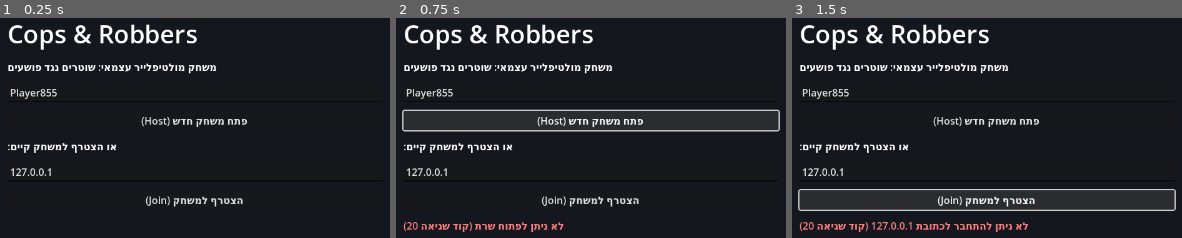
Above: before the commit, frames 1-3 (left to right).
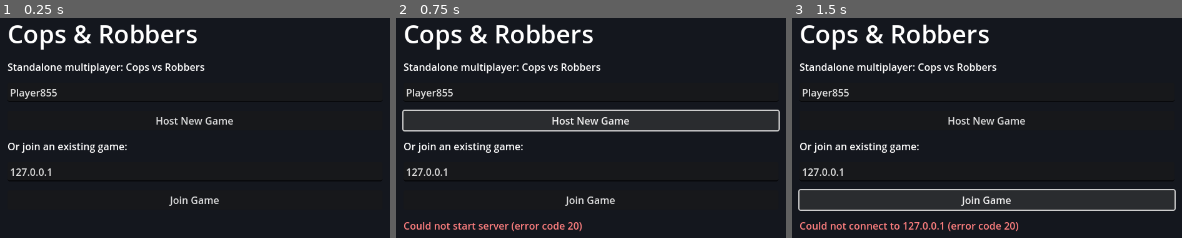
Above: after the commit, the same moments.

Repository: agever46/GameDev
Game: Godot game, scene res://scenes/Main.tscn
Two runs of this game, one before a commit and one after it. Both use one fixed random seed, a clock stepped at 60 frames per second and the inputs below.
Inputs:
- Up to frame 1 (0.25 s): no input
- Up to frame 2 (0.75 s): click "פתח משחק חדש (Host)" (after the commit: "Host New Game") at 0.5 s
- Up to frame 3 (1.5 s): click "הצטרף למשחק (Join)" (after the commit: "Join Game") at 1.25 s

The runs differ from the first frame. In frame 1, 3.1% of the frame differs, in the area x 2-64%, y 20-86%; in frame 2, 4.1%; in frame 3, 4.4%, in the area x 1-64%, y 20-98%.

Commit message:
Translate all in-game UI text to English
Menu, lobby, HUD, victory screen, and connection error messages were
Hebrew; switching to English also sidesteps any RTL text-layout
quirks on labels positioned with absolute LTR coordinates.

Co-Authored-By: Claude Sonnet 5 <noreply@anthropic.com>
Claude-Session: https://claude.ai/code/session_01Sctt7KYx5jkBZc8VFXs8HH

Diff:
--- a/scripts/autoload/net.gd
+++ b/scripts/autoload/net.gd
@@ -15,7 +15,7 @@
 	var peer := ENetMultiplayerPeer.new()
 	var err := peer.create_server(PORT, MAX_PLAYERS)
 	if err != OK:
-		connection_failed.emit("לא ניתן לפתוח שרת (קוד שגיאה %d)" % err)
+		connection_failed.emit("Could not start server (error code %d)" % err)
 		return false
 	multiplayer.multiplayer_peer = peer
 	_connect_signals()
@@ -32,7 +32,7 @@
 	var peer := ENetMultiplayerPeer.new()
 	var err := peer.create_client(address, PORT)
 	if err != OK:
-		connection_failed.emit("לא ניתן להתחבר לכתובת %s (קוד שגיאה %d)" % [address, err])
+		connection_failed.emit("Could not connect to %s (error code %d)" % [address, err])
 		return false
 	multiplayer.multiplayer_peer = peer
 	_connect_signals()
@@ -62,11 +62,11 @@
 	GameManager.state_changed.emit(GameManager.state)
 
 func _on_connection_failed() -> void:
-	connection_failed.emit("החיבור לשרת נכשל")
+	connection_failed.emit("Connection to server failed")
 	multiplayer.multiplayer_peer = null
 
 func _on_server_disconnected() -> void:
-	connection_failed.emit("החיבור לשרת אבד")
+	connection_failed.emit("Connection to server lost")
 	multiplayer.multiplayer_peer = null
 	GameManager.reset_to_menu()
 
--- a/scripts/ui/game_hud.gd
+++ b/scripts/ui/game_hud.gd
@@ -52,47 +52,47 @@
 	if GameManager.players.has(my_id):
 		var team = GameManager.players[my_id].team
 		if team == GameManager.Team.COP:
-			_team_label.text = "הקבוצה שלך: שוטרים"
+			_team_label.text = "Your team: Cops"
 			_ability_cd_total = GameManager.COP_DASH_COOLDOWN
 		else:
-			_team_label.text = "הקבוצה שלך: פושעים"
+			_team_label.text = "Your team: Robbers"
 			_ability_cd_total = GameManager.ROBBER_SMOKE_COOLDOWN
 
 func _process(delta: float) -> void:
 	if _ability_cd_left > 0.0:
 		_ability_cd_left = maxf(0.0, _ability_cd_left - delta)
-		_ability_label.text = "יכולת (רווח): %.1f" % _ability_cd_left
+		_ability_label.text = "Ability (Space): %.1f" % _ability_cd_left
 	else:
-		_ability_label.text = "יכולת (רווח): מוכן"
+		_ability_label.text = "Ability (Space): Ready"
 
 	var my_id := multiplayer.get_unique_id()
 	if GameManager.players.has(my_id):
 		var info = GameManager.players[my_id]
 		if info.is_caught:
-			_prompt_label.text = "נתפסת! ממתין להחייאה..."
+			_prompt_label.text = "You were caught! Waiting to respawn..."
 		elif info.team == GameManager.Team.ROBBER:
-			_prompt_label.text = "החזק E ליד נקודת פשע ועמוד במקום כדי לבצע פשע"
+			_prompt_label.text = "Hold E at a crime spot and stand still to commit a crime"
 		else:
-			_prompt_label.text = "לחץ והחזק F ליד פושע כדי לתפוס"
+			_prompt_label.text = "Hold F near a robber to capture them"
 
 func _on_timer(seconds_left: float) -> void:
 	var s := maxi(0, int(ceil(seconds_left)))
 	_timer_label.text = "%02d:%02d" % [s / 60, s % 60]
 
 func _on_scores(cop_score: int, robber_score: int) -> void:
-	_score_label.text = "שוטרים %d - %d פושעים" % [cop_score, robber_score]
+	_score_label.text = "Cops %d - %d Robbers" % [cop_score, robber_score]
 
 func _on_crime_progress(_spot_id: int, progress: float, active_peer: int) -> void:
 	if active_peer == multiplayer.get_unique_id() and progress > 0.0:
-		_prompt_label.text = "מבצע פשע... %d%%" % int(progress * 100)
+		_prompt_label.text = "Committing crime... %d%%" % int(progress * 100)
 
 func _on_player_caught(peer_id: int) -> void:
 	if peer_id == multiplayer.get_unique_id():
-		_prompt_label.text = "נתפסת! ממתין להחייאה..."
+		_prompt_label.text = "You were caught! Waiting to respawn..."
 
 func _on_player_respawned(peer_id: int) -> void:
 	if peer_id == multiplayer.get_unique_id():
-		_prompt_label.text = "חזרת למשחק!"
+		_prompt_label.text = "You're back in the game!"
 
 func _on_ability_used(peer_id: int, _team: int) -> void:
 	if peer_id == multiplayer.get_unique_id():
--- a/scripts/ui/lobby_ui.gd
+++ b/scripts/ui/lobby_ui.gd
@@ -13,7 +13,7 @@
 	add_child(bg)
 
 	var title := Label.new()
-	title.text = "לובי - ממתינים לשחקנים"
+	title.text = "Lobby - Waiting for Players"
 	title.position = Vector2(40, 30)
 	title.add_theme_font_size_override("font_size", 28)
 	add_child(title)
@@ -24,7 +24,7 @@
 	add_child(_list_label)
 
 	_start_btn = Button.new()
-	_start_btn.text = "התחל משחק"
+	_start_btn.text = "Start Game"
 	_start_btn.position = Vector2(40, 600)
 	_start_btn.pressed.connect(_on_start_pressed)
 	_start_btn.visible = multiplayer.is_server()
@@ -32,7 +32,7 @@
 
 	if not multiplayer.is_server():
 		var hint := Label.new()
-		hint.text = "ממתין למארח שיתחיל את המשחק..."
+		hint.text = "Waiting for the host to start the game..."
 		hint.position = Vector2(40, 600)
 		add_child(hint)
 
@@ -43,9 +43,9 @@
 	GameManager.start_game()
 
 func _refresh() -> void:
-	var text := "שחקנים מחוברים (%d/10):\n" % GameManager.players.size()
+	var text := "Connected players (%d/10):\n" % GameManager.players.size()
 	for pid in GameManager.players.keys():
 		var info = GameManager.players[pid]
-		var tag := " (את/ה)" if pid == multiplayer.get_unique_id() else ""
+		var tag := " (you)" if pid == multiplayer.get_unique_id() else ""
 		text += "- %s%s\n" % [info.player_name, tag]
 	_list_label.text = text
--- a/scripts/ui/main_menu_ui.gd
+++ b/scripts/ui/main_menu_ui.gd
@@ -25,30 +25,30 @@
 	panel.add_child(title)
 
 	var subtitle := Label.new()
-	subtitle.text = "משחק מולטיפלייר עצמאי: שוטרים נגד פושעים"
+	subtitle.text = "Standalone multiplayer: Cops vs Robbers"
 	panel.add_child(subtitle)
 
 	_name_edit = LineEdit.new()
-	_name_edit.placeholder_text = "שם שחקן"
+	_name_edit.placeholder_text = "Player name"
 	_name_edit.text = "Player%d" % (randi() % 1000)
 	panel.add_child(_name_edit)
 
 	var host_btn := Button.new()
-	host_btn.text = "פתח משחק חדש (Host)"
+	host_btn.text = "Host New Game"
 	host_btn.pressed.connect(_on_host_pressed)
 	panel.add_child(host_btn)
 
 	var join_label := Label.new()
-	join_label.text = "או הצטרף למשחק קיים:"
+	join_label.text = "Or join an existing game:"
 	panel.add_child(join_label)
 
 	_ip_edit = LineEdit.new()
-	_ip_edit.placeholder_text = "כתובת IP להצטרפות"
+	_ip_edit.placeholder_text = "Server IP to join"
 	_ip_edit.text = "127.0.0.1"
 	panel.add_child(_ip_edit)
 
 	var join_btn := Button.new()
-	join_btn.text = "הצטרף למשחק (Join)"
+	join_btn.text = "Join Game"
 	join_btn.pressed.connect(_on_join_pressed)
 	panel.add_child(join_btn)
 
--- a/scripts/ui/victory_ui.gd
+++ b/scripts/ui/victory_ui.gd
@@ -9,11 +9,11 @@
 	bg.set_anchors_and_offsets_preset(Control.PRESET_FULL_RECT)
 	add_child(bg)
 
-	var text := "תיקו!"
+	var text := "Draw!"
 	if GameManager.last_winner == GameManager.Team.COP:
-		text = "השוטרים ניצחו!"
+		text = "Cops win!"
 	elif GameManager.last_winner == GameManager.Team.ROBBER:
-		text = "הפושעים ניצחו!"
+		text = "Robbers win!"
 
 	var title := Label.new()
 	title.text = text
@@ -22,19 +22,19 @@
 	add_child(title)
 
 	var score := Label.new()
-	score.text = "שוטרים %d - %d פושעים" % [GameManager.scores[GameManager.Team.COP], GameManager.scores[GameManager.Team.ROBBER]]
+	score.text = "Cops %d - %d Robbers" % [GameManager.scores[GameManager.Team.COP], GameManager.scores[GameManager.Team.ROBBER]]
 	score.position = Vector2(500, 320)
 	add_child(score)
 
 	if multiplayer.is_server():
 		var btn := Button.new()
-		btn.text = "חזרה ללובי"
+		btn.text = "Return to Lobby"
 		btn.position = Vector2(560, 400)
 		btn.pressed.connect(_on_return_pressed)
 		add_child(btn)
 	else:
 		var wait_label := Label.new()
-		wait_label.text = "ממתין למארח לחזור ללובי..."
+		wait_label.text = "Waiting for the host to return to lobby..."
 		wait_label.position = Vector2(500, 400)
 		add_child(wait_label)
 
